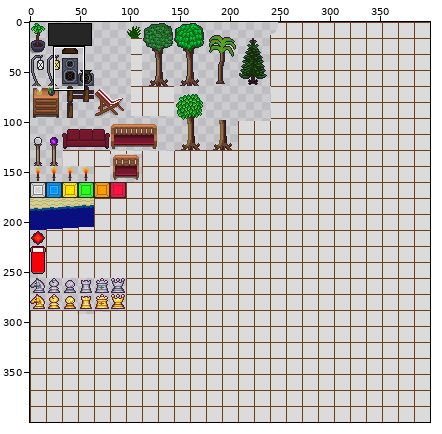
Two versions of one sprite sheet, TestGame/Content/textures/objects/furniture.png. Above: a wide view before the commit, with the close-up outlined.
Close-up. Before:
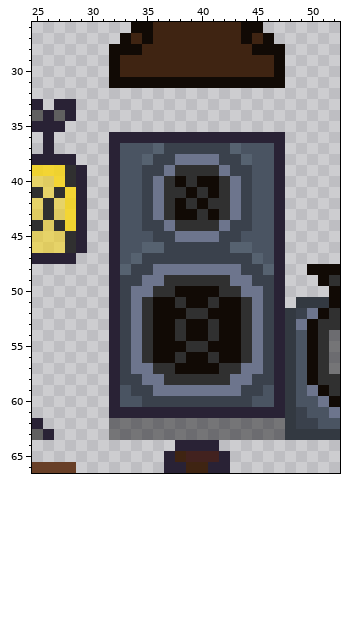
The file is 400x400 pixels. Pixels under 10% opacity are left out. Colours within 5 levels of each other are drawn and written as one. Shown: x 25..52, y 26..66. The commit also changed other parts of the picture, which this record leaves out.
Now the later version:
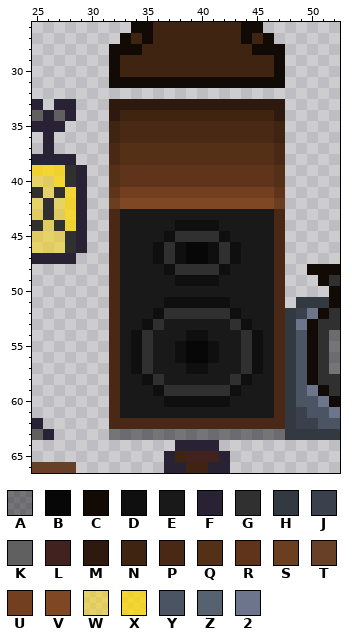
Palette (. is transparent): A #06060871  B #070707  C #110a05  D #0f0f0f  E #191919  F #292235  G #303030  H #333941  J #3a414c  K #606060  L #42221f  M #2d190d  N #3f2412  P #492915  Q #543017  R #60341b  S #6b3e1f  T #683f27  U #724021  V #7f4724  W #ffd80080  X #ffd800c0  Y #4a5462  Z #566270  2 #6d758d
The edit:
@@ x 25..52 @@
 32 ............................
-33 F.FF........................
-34 KFKF........................
-35 FFF.........................
-36 .F.....FFFFFFFFFFFFFFFF.....
-37 .F.....FYYYZJJJJJJZYYYF.....
-38 FFFF...FYYZJJ2222JJZYYF.....
-39 XXXGF..FYYJJ2GGGG2JJYYF.....
-40 WWXGF..FYYJ2GCGCCG2JYYF.....
-41 GWGXF..FYYJ2GGCGCG2JYYF.....
-42 WGWXF..FYYJ2GCGCGG2JYYF.....
-43 WGWXF..FYYJ2GCCGCG2JYYF.....
-44 GWGXF..FYYJJ2GGGG2JJYYF.....
-45 WWWGF..FYYYJJ2222JJYYYF.....
-46 WWWGF..FYYZZJJJJJJZZYYF.....
-47 FFFF...FYZJJJJJJJJJJZYF.....
-48 .......FZJJ22222222JJZF..CCC
-49 .......FJJ22GGGGGG22JJF...CG
-50 .......FJ22GGCCCCGG22JF....C
-51 .......FJ2GCCGCCGCCG2JF.HHHC
-52 .......FJ2GCCCGGCCCG2JFHJ2CG
-53 .......FJ2GCCGCCGCCG2JFH2CGG
-54 .......FJ2GCCGCCGCCG2JFHYCGA
-55 .......FJ2GCCCGGCCCG2JFHYCGA
-56 .......FJ2GCCGCCGCCG2JFHYCGA
-57 .......FJ22GGCCCCGG22JFHYCGA
-58 .......FJJ22GGGGGG22JJFHYCGG
-59 .......FYJJ22222222JJYFHY2CG
-60 .......FYYJJJJJJJJJJYYFHYY2C
-61 .......FFFFFFFFFFFFFFFFHJYY2
-62 F......AAAAAAAAAAAAAAAAHJJYY
+33 F.FF...MMMMMMMMMMMMMMMM.....
+34 KFKF...MNNNNNNNNNNNNNNM.....
+35 FFF....NPPPPPPPPPPPPPPN.....
+36 .F.....NPPPPPPPPPPPPPPN.....
+37 .F.....PQQQQQQQQQQQQQQP.....
+38 FFFF...PQQQQQQQQQQQQQQP.....
+39 XXXGF..QRRRRRRRRRRRRRRQ.....
+40 WWXGF..QRRRRRRRRRRRRRRQ.....
+41 GWGXF..RUUUUUUUUUUUUUUR.....
+42 WGWXF..SVVVVVVVVVVVVVVS.....
+43 WGWXF..PEEEEEEEEEEEEEEP.....
+44 GWGXF..PEEEEEDDDDEEEEEP.....
+45 WWWGF..PEEEEDGGGGDEEEEP.....
+46 WWWGF..PEEEDGDBBDGDEEEP.....
+47 FFFF...PEEEDGDBBDGDEEEP.....
+48 .......PEEEEDGGGGDEEEEP..CCC
+49 .......PEEEEEDDDDEEEEEP...CG
+50 .......PEEEEEEEEEEEEEEP....C
+51 .......PEEEEDDDDDDEEEEP.HHHC
+52 .......PEEEDGGGGGGDEEEPHJ2CG
+53 .......PEEDGEEEEEEGDEEPH2CGG
+54 .......PEDGEEEDDEEEGDEPHYCGA
+55 .......PEDGEEDBBDEEGDEPHYCGA
+56 .......PEDGEEDBBDEEGDEPHYCGA
+57 .......PEDGEEEDDEEEGDEPHYCGA
+58 .......PEEDGEEEEEEGDEEPHYCGG
+59 .......PEEEDGGGGGGDEEEPHY2CG
+60 .......PEEEEDDDDDDEEEEPHYY2C
+61 .......PEEEEEEEEEEEEEEPHJYY2
+62 F......PPPPPPPPPPPPPPPPHJJYY
 63 KF.....AAAAAAAAAAAAAAAAHHHHH
